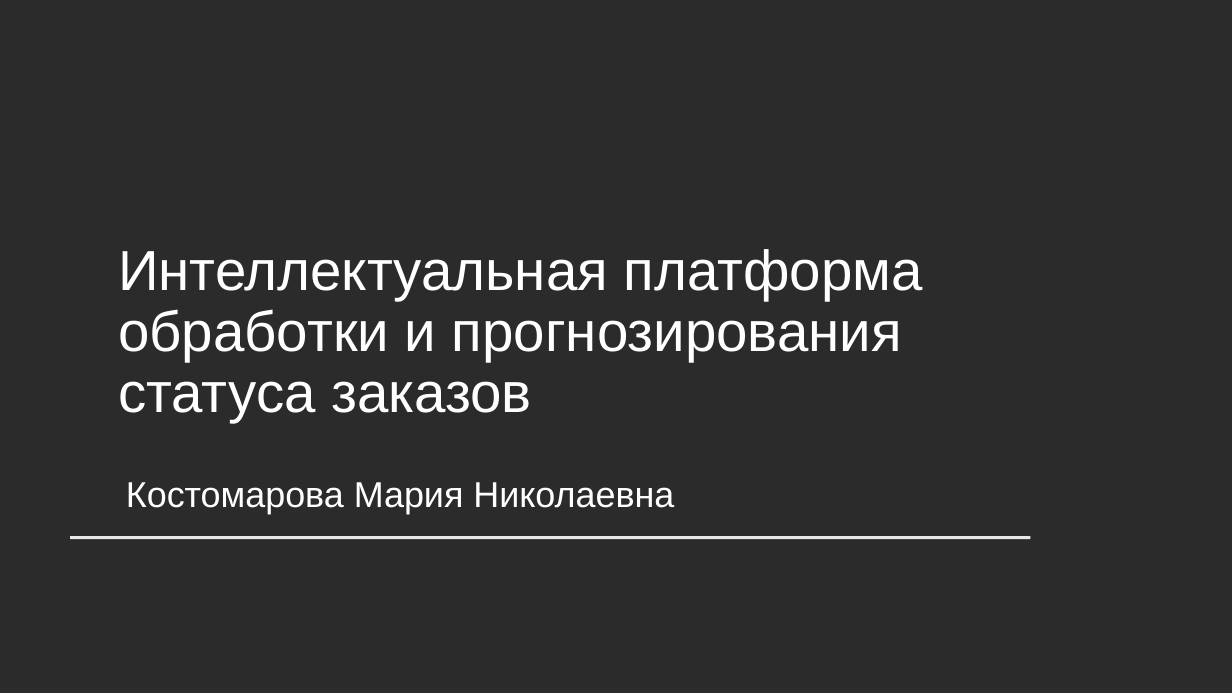
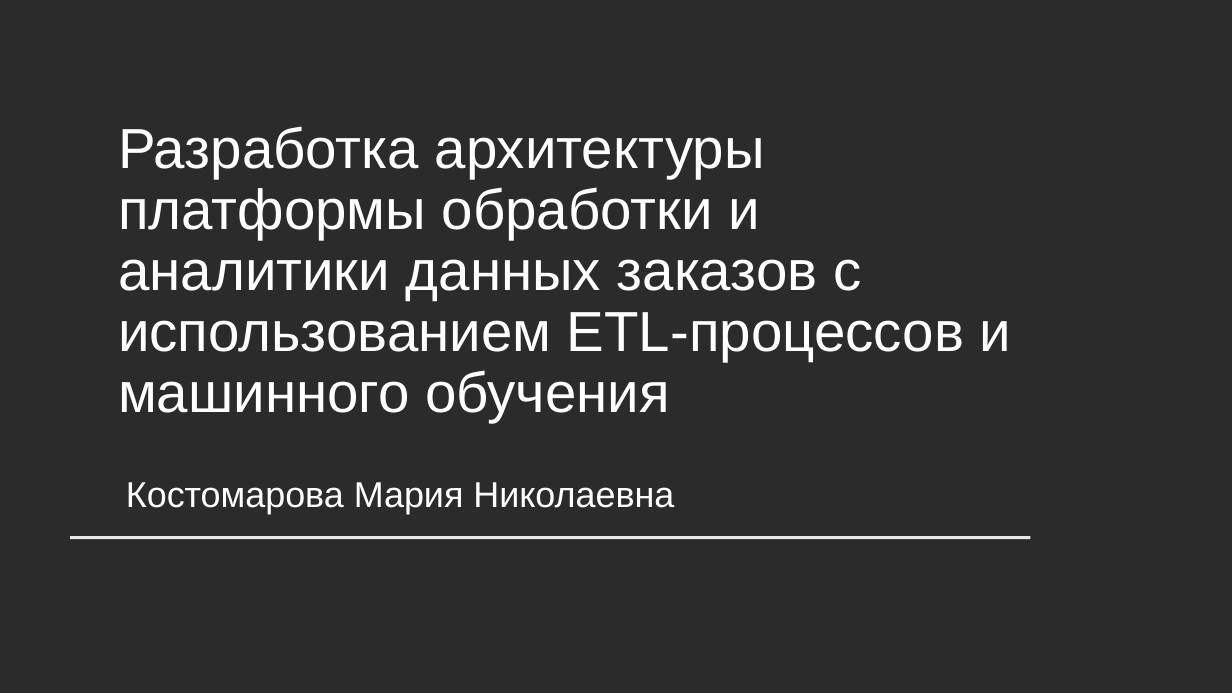
Before and after one commit to 8MK18/VKR_order_data_platform_BMSTU, a slide deck: slide 1 of docs/VKR_presentation_BMSTU +.pptx. Drawn at 1232x693 pixels with LibreOffice and Linux fonts; fonts in the diff are those of the drawing; background and template pictures are left out; a plain dark background stands for a picture behind light text. Boxes give left, top, right and bottom in pixels: in the first picture for what was removed or moved away, otherwise in the second. Text is boxed around its words. In the diff, an @@ line names an element or a change of style, - is before the commit and + after.

```diff
--- a/docs/VKR_presentation_BMSTU +.pptx
+++ b/docs/VKR_presentation_BMSTU +.pptx
@@ title at box(118, 126, 1012, 422): text changed @@
-Интеллектуальная платформа обработки и прогнозирования статуса заказов
+Разработка архитектуры платформы обработки и аналитики данных заказов с использованием ETL-процессов и машинного обучения
```
